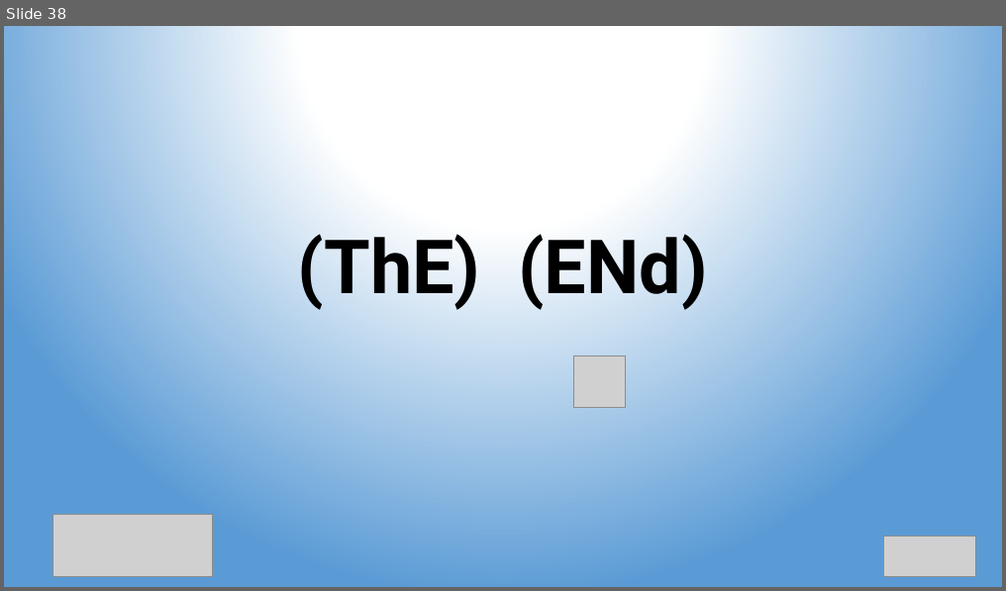
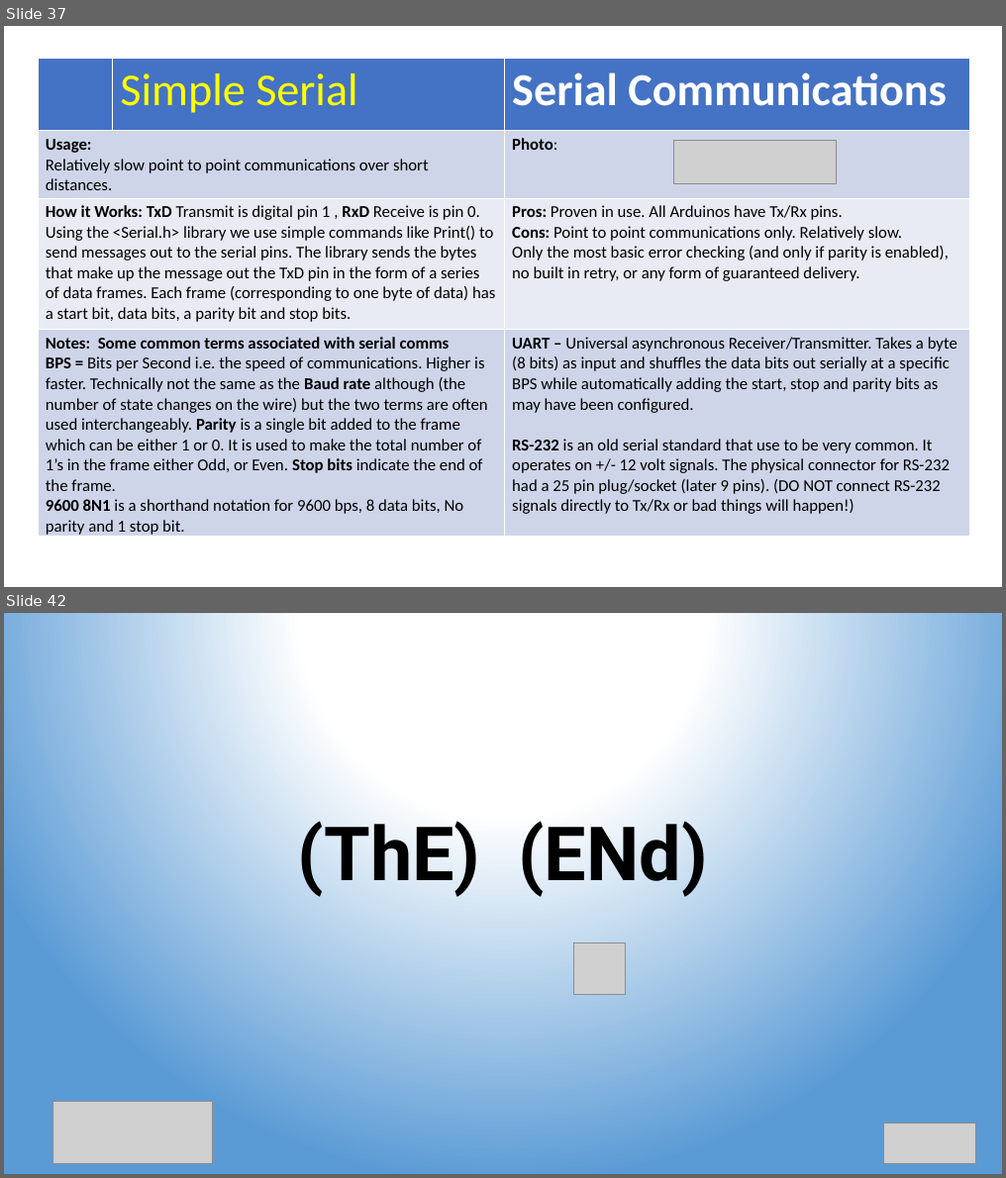
Before and after one commit to Alan-Lomax/MERG-SIG-Presentations, a slide deck: Arduino IO Compendium.pptx. Shown one above the other, each under a label of ours: slide 38 before the commit, slides 37 and 42 after it; the slides between them are not shown. The pictures are 1006x591 and 1006x1178 pixels, drawn with LibreOffice and Linux fonts; fonts in the diff are those of the drawing; grey boxes stand for pictures. Boxes give left, top, right and bottom in pixels: in the first picture for what was removed or moved away, otherwise in the second. Text is boxed around its words. In the diff, an @@ line names an element or a change of style, - is before the commit and + after.

```diff
--- a/Arduino IO Compendium.pptx
+++ b/Arduino IO Compendium.pptx
@@ slide 37 added at (x1=4, y1=26, x2=1002, y2=587), background #FFFFFF @@
@@ table added at (x1=38, y1=59, x2=970, y2=539), 4 rows, 3 columns @@
+ | Simple Serial | Serial Communications
+Usage: / Relatively slow point to point communications over short distances. |  | Photo:
+How it Works: TxD Transmit is digital pin 1 , RxD Receive is pin 0. Using the <Serial.h> library we use simple commands like Print() to send messages out to the serial pins. The library sends the bytes that make up the message out the TxD pin in the form of a series of data frames. Each frame (corresponding to one byte of data) has a start bit, data bits, a parity bit and stop bits. |  | Pros: Proven in use. All Arduinos have Tx/Rx pins. / Cons: Point to point communications only. Relatively slow. / Only the most basic error checking (and only if parity is enabled), no built in retry, or any form of guaranteed delivery.
+Notes: Some common terms associated with serial comms / BPS = Bits per Second i.e. the speed of communications. Higher is faster. Technically not the same as the Baud rate although (the number of state changes on the wire) but the two terms are often used interchangeably. Parity is a single bit added to the frame which can be either 1 or 0. It is used to make the total number of 1’s in the frame either Odd, or Even. Stop bits indicate the end of the frame. / 9600 8N1 is a shorthand notation for 9600 bps, 8 data bits, No parity and 1 stop bit. |  | UART – Universal asynchronous Receiver/Transmitter. Takes a byte (8 bits) as input and shuffles the data bits out serially at a specific BPS while automatically adding the start, stop and parity bits as may have been configured. / RS-232 is an old serial standard that use to be very common. It operates on +/- 12 volt signals. The physical connector for RS-232 had a 25 pin plug/socket (later 9 pins). (DO NOT connect RS-232 signals directly to Tx/Rx or bad things will happen!)
@@ picture added at (x1=674, y1=140, x2=836, y2=184) @@
@@ what was slide 38 is now slide 42 @@
```
Also in this commit, not shown: 2 slides changed, 3 other slides added.
